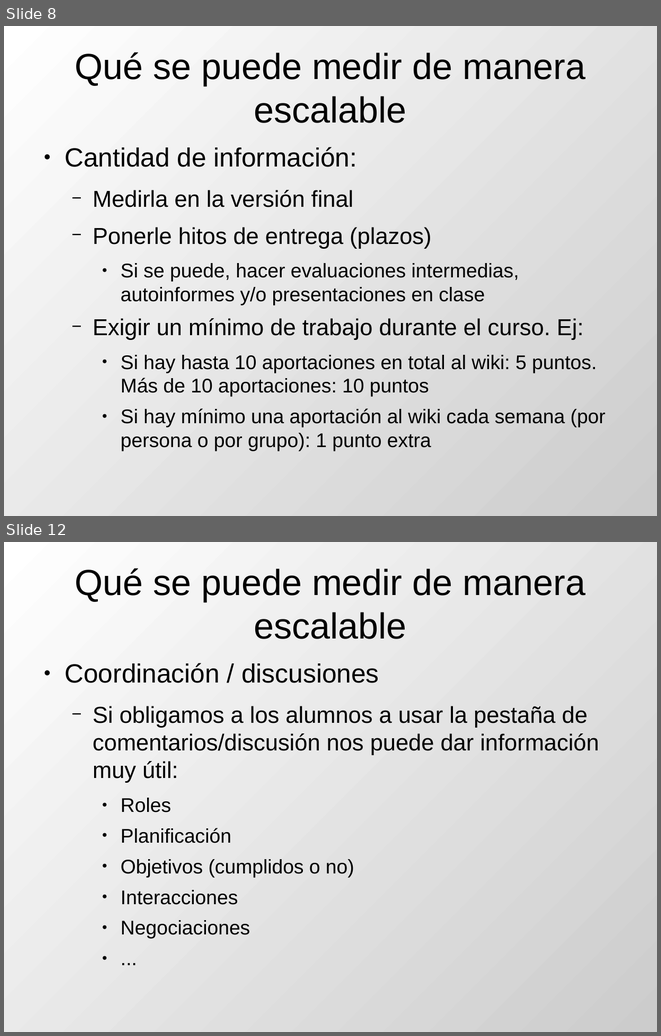
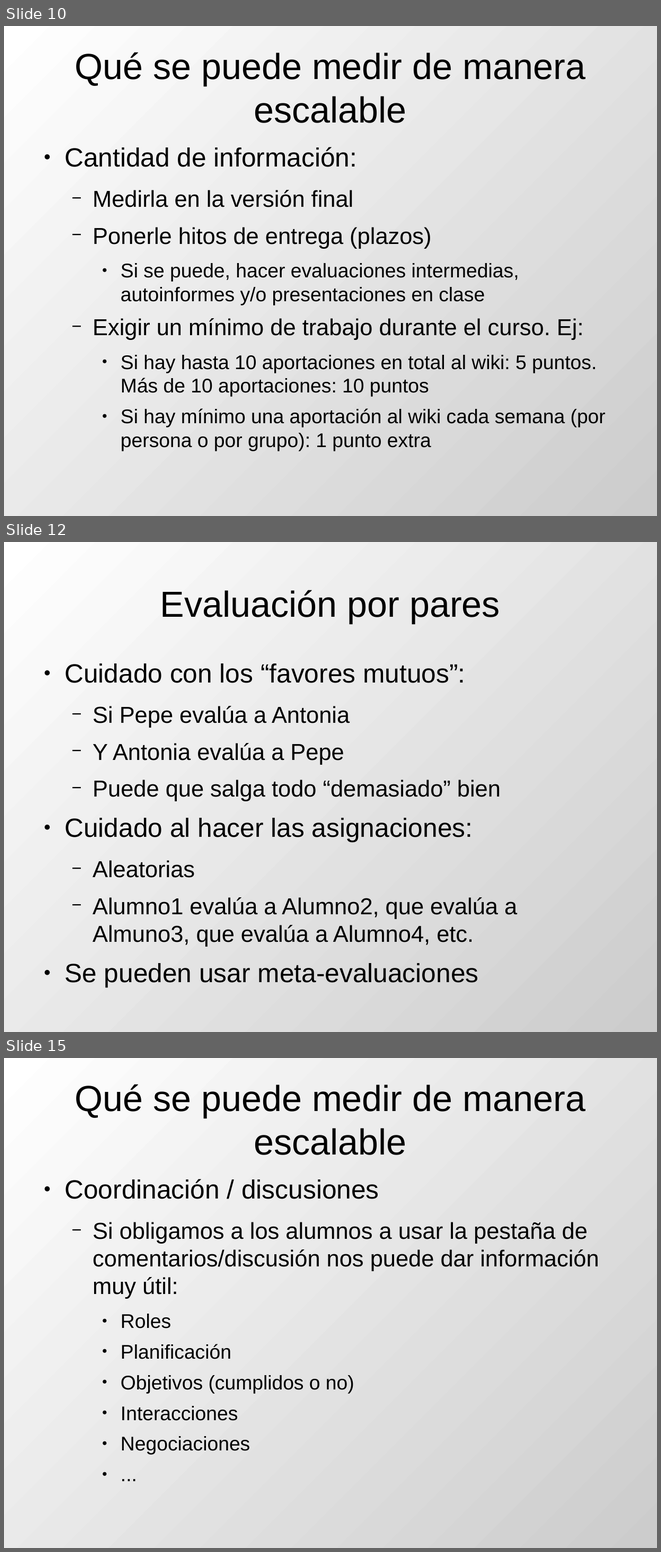
Before and after one commit to DrPantera/wikis4education, a slide deck: uca-2013_07/tema-5-EvaluacionWikis.odp. Shown one above the other, each under a label of ours: slides 8 and 12 before the commit, slides 10, 12 and 15 after it; the slides between them are not shown. The pictures are 661x1036 and 661x1552 pixels, drawn with LibreOffice and Linux fonts; fonts in the diff are those of the drawing. Boxes give left, top, right and bottom in pixels: in the first picture for what was removed or moved away, otherwise in the second. Text is boxed around its words. In the diff, an @@ line names an element or a change of style, - is before the commit and + after.

Commit message:
Evaluacion

```diff
--- a/uca-2013_07/tema-5-EvaluacionWikis.odp
+++ b/uca-2013_07/tema-5-EvaluacionWikis.odp
@@ slide 12 added at [4, 542, 657, 1032], background gradient #FFFFFF to #CCCCCC @@
@@ title added at [160, 590, 500, 623], 44 pt, text #000000 @@
+Evaluación por pares
@@ text added at [64, 663, 517, 987], 28 pt, text #000000 @@
+● Cuidado con los “favores mutuos”:
+  − Si Pepe evalúa a Antonia
+  − Y Antonia evalúa a Pepe
+  − Puede que salga todo “demasiado” bien
+● Cuidado al hacer las asignaciones:
+  − Aleatorias
+  − Alumno1 evalúa a Alumno2, que evalúa a Almuno3, que evalúa a Alumno4, etc.
+● Se pueden usar meta-evaluaciones
@@ what was slide 8 is now slide 10 @@
@@ what was slide 12 is now slide 15 @@
```
Also in this commit, not shown: 7 slides changed, 2 other slides added, 1 other file.
